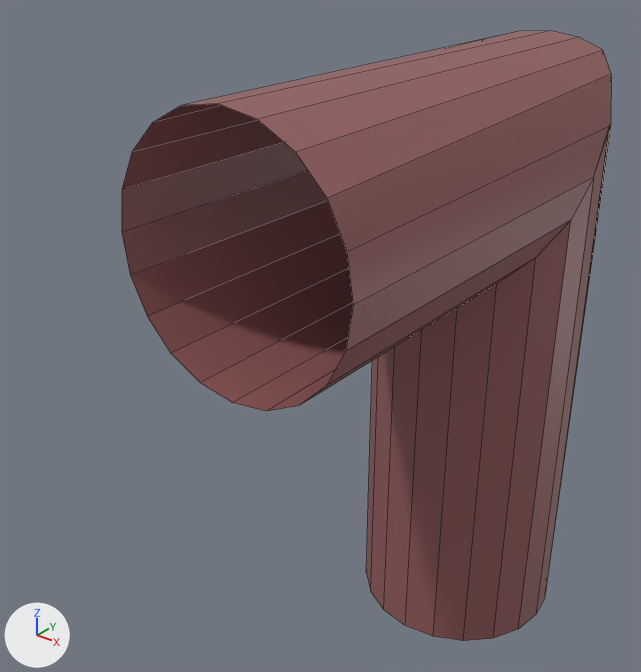
One commit to the FBX model Assets/Models/SM_90Pipe.fbx: the scene before it, then after it.
Rendered twice from a 50 mm camera at (1.749, 3.206, 1.53) aimed at (1.489, 3.531, 1.328). Arrows for +X, +Y and +Z are at lower left; the lights stay in place. The older version comes first. Mesh edges are drawn as thin lines. Where no turn or scale is listed for an object, it has been applied to the vertices.

In view in the first picture: 'SM_90Pipe'.
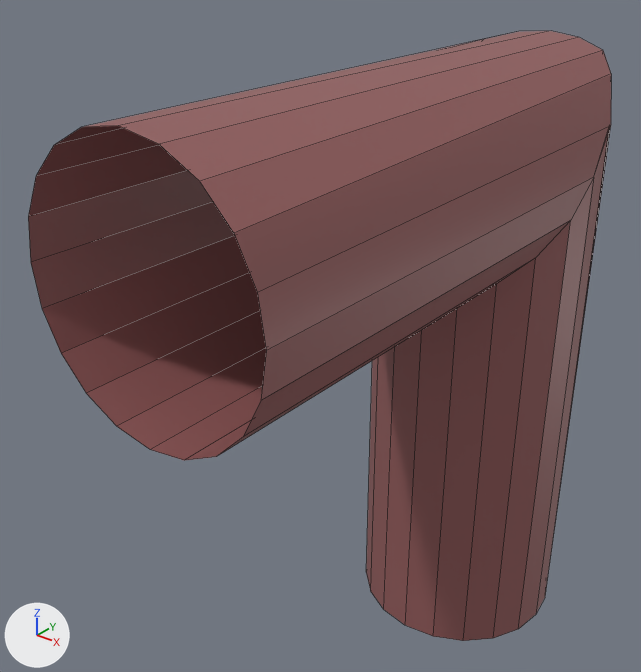
The change, as a diff of the scene's bpy script:
```diff
--- a/Assets/Models/SM_90Pipe.fbx.py
+++ b/Assets/Models/SM_90Pipe.fbx.py
@@ me_mesh @@
 # used by ob_sm_90pipe; location = (1.5245, 3.5604, 1.3849)
-me_mesh.from_pydata(...)  # 61 vertices, 40 faces; spans x -0.06..0.06, y -0.131..0.131, z -0.264..0.083
+me_mesh.from_pydata(...)  # 61 vertices, 40 faces; spans x -0.06..0.06, y -0.176..0.131, z -0.264..0.083
+# me_mesh part 1: all 20 vertices in x -0.06..0.06, y -0.131, z -0.037..0.083 are moved by (0.0, -0.044, 0.0)
 me_mesh.materials.append(mat_mat1)
```

Location of each change, (x1, y1, x2, y2) in pixels of the pictures (641 x 672 px; the box of a moved part takes in the faces that stretch with it):
'SM_90Pipe', reshaped (19% wider)
    before: (122, 31, 611, 641)
    after: (28, 31, 611, 641)
part 1 of me_mesh, moved or reshaped
    before: (122, 48, 571, 411)
    after: (28, 48, 571, 460)
